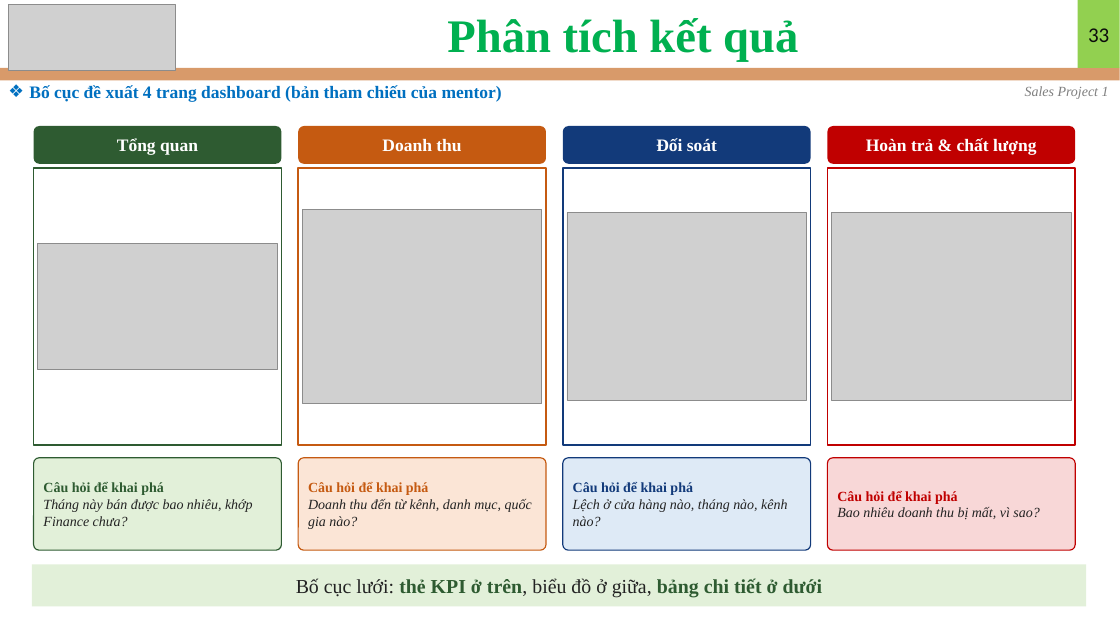
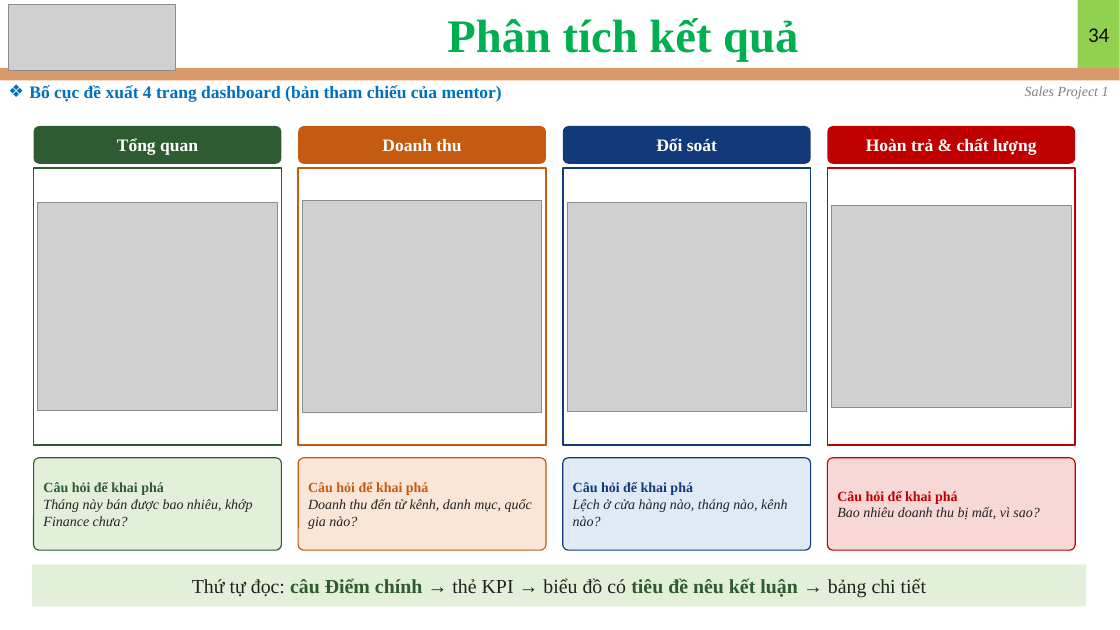
Before and after one commit to nguyennguyenphuc/eDA-Mentor, a slide deck: slide 34 of Sales/Sales Data/Project 1/Slide_Project_1.pptx (slide 33 before the commit). Drawn at 1120x630 pixels with LibreOffice and Linux fonts; fonts in the diff are those of the drawing; grey boxes stand for pictures. Boxes give left, top, right and bottom in pixels: in the first picture for what was removed or moved away, otherwise in the second. Text is boxed around its words. In the diff, an @@ line names an element or a change of style, - is before the commit and + after.

```diff
--- a/Sales/Sales Data/Project 1/Slide_Project_1.pptx
+++ b/Sales/Sales Data/Project 1/Slide_Project_1.pptx
@@ page number at [1088,28,1109,42]: text changed @@
-33
+34
@@ picture: place and size @@
-picture at [38,244,277,371]
+picture at [38,202,277,411]
@@ picture: place and size @@
-picture at [302,209,542,404]
+picture at [302,201,542,413]
@@ picture: place and size @@
-picture at [567,213,807,400]
+picture at [567,202,807,412]
@@ picture: place and size @@
-picture at [832,213,1071,400]
+picture at [832,206,1071,408]
@@ text in rectangle at [192,578,926,598]: text changed; text colour #2E5B31 to #222222; bold off @@
-Bố cục lưới: thẻ KPI ở trên, biểu đồ ở giữa, bảng chi tiết ở dưới
+Thứ tự đọc: câu Điểm chính → thẻ KPI → biểu đồ có tiêu đề nêu kết luận → bảng chi tiết
```
Also in this commit, not shown: 10 other slides changed, 1 slide added, 57 other files.
